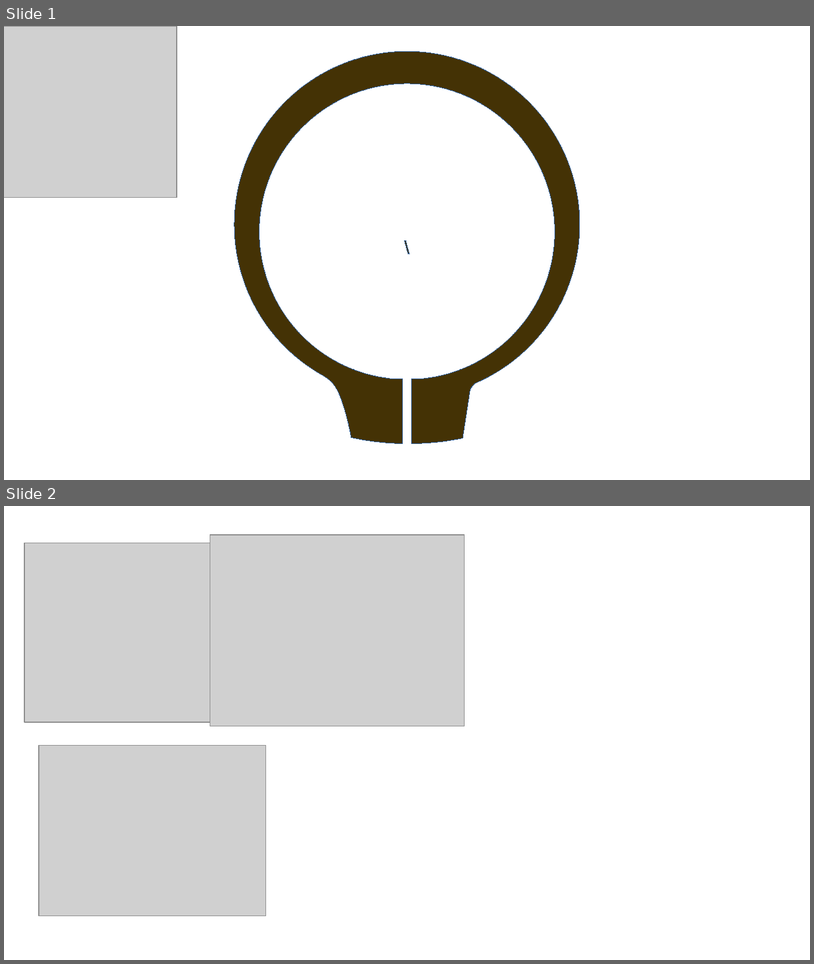
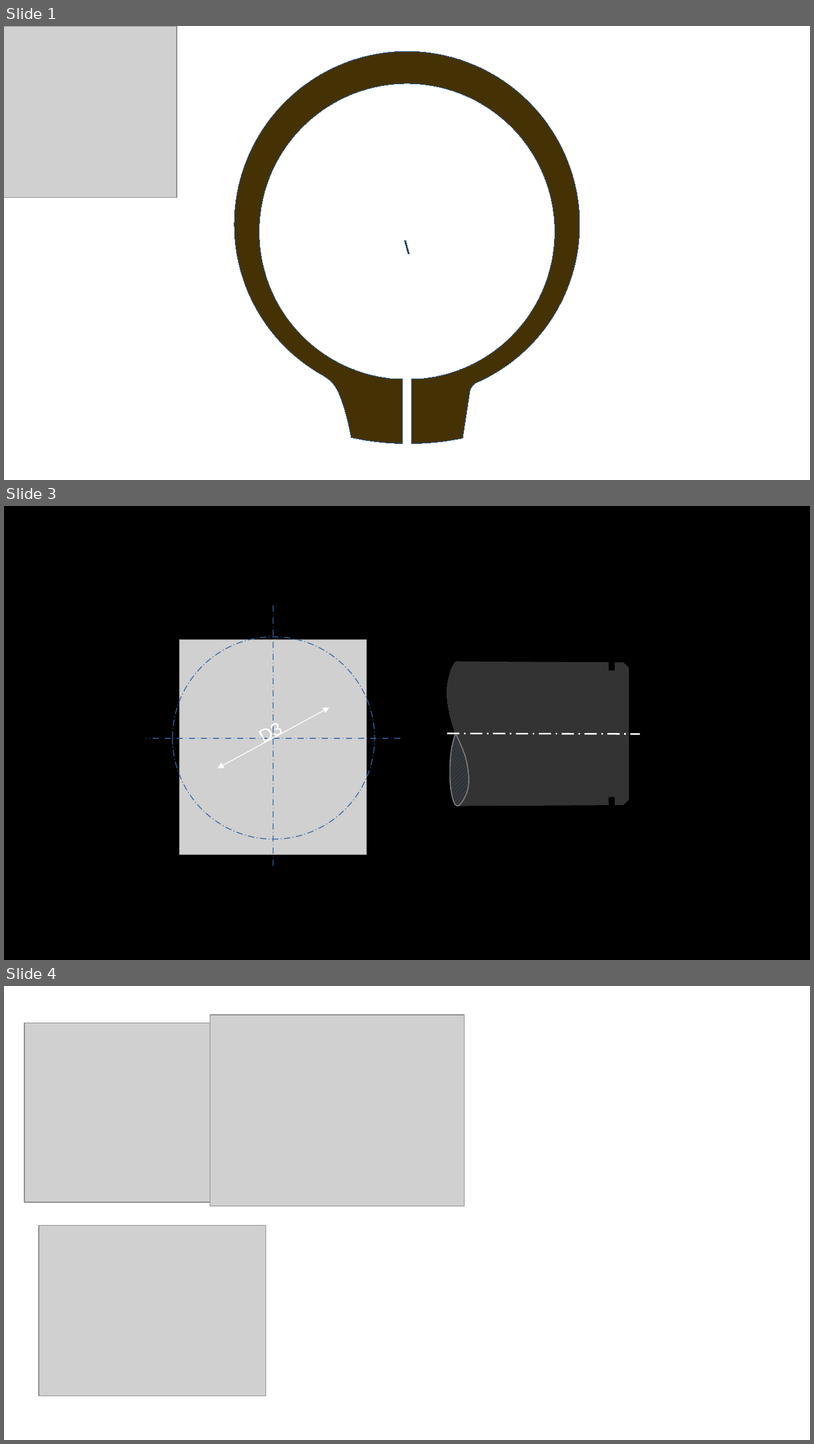
Before and after one commit to monteirodjimmy/chavetas, a slide deck: static/estudo anel elastico.odp. Shown one above the other, each under a label of ours: slides 1 and 2 before the commit, slides 1, 3 and 4 after it; the slides between them are not shown. The pictures are 814x964 and 814x1444 pixels, drawn with LibreOffice and Linux fonts; fonts in the diff are those of the drawing; grey boxes stand for pictures. Boxes give left, top, right and bottom in pixels: in the first picture for what was removed or moved away, otherwise in the second. Text is boxed around its words. In the diff, an @@ line names an element or a change of style, - is before the commit and + after.

```diff
--- a/static/estudo anel elastico.odp
+++ b/static/estudo anel elastico.odp
@@ slide 3 added at (4,506,810,960), background #000000 @@
@@ line added from (273, 865) to (273, 605), #3465A4 0.79 pt dashed @@
@@ ellipse added at (173,637,374,839), outline #3465A4 0.79 pt dashed @@
@@ picture added at (180,639,367,855) @@
@@ freeform shape added at (447,661,470,733), fill #333333, outline #333333 0 pt @@
@@ freeform shape added at (456,661,630,806), fill #333333 @@
@@ line added at (218,707,330,768), outline #FFFFFF 0.79 pt, 18 pt, text #FFFFFF @@
+D3
@@ line added from (401, 738) to (146, 738), #3465A4 0.79 pt dashed @@
@@ line added from (447, 733) to (641, 733), #FFFFFF 1.5 pt dashed @@
@@ freeform shape added at (450,733,470,806), fill #333333, outline #808080 0.99 pt @@
@@ freeform shape added at (450,733,470,806), fill pattern #2A6099 on #FFFFFF, outline #808080 0 pt @@
@@ what was slide 2 is now slide 4 @@
```
Also in this commit, not shown: 2 other slides added, 8 other files.
